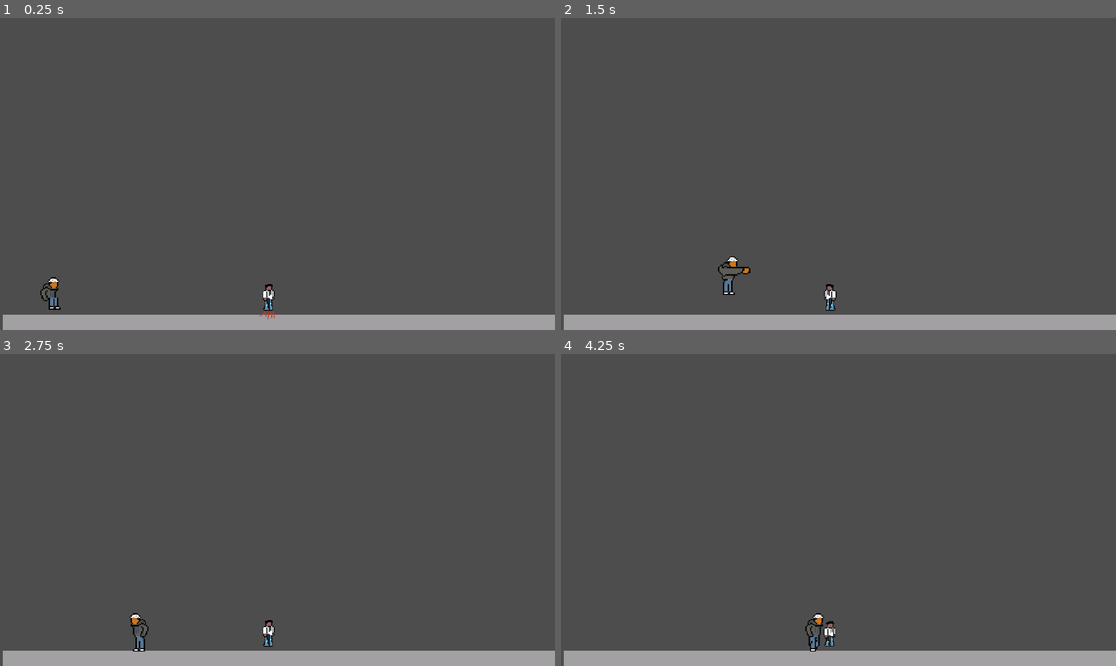
Above: before the commit, frames 1-4 (two rows, left to right).
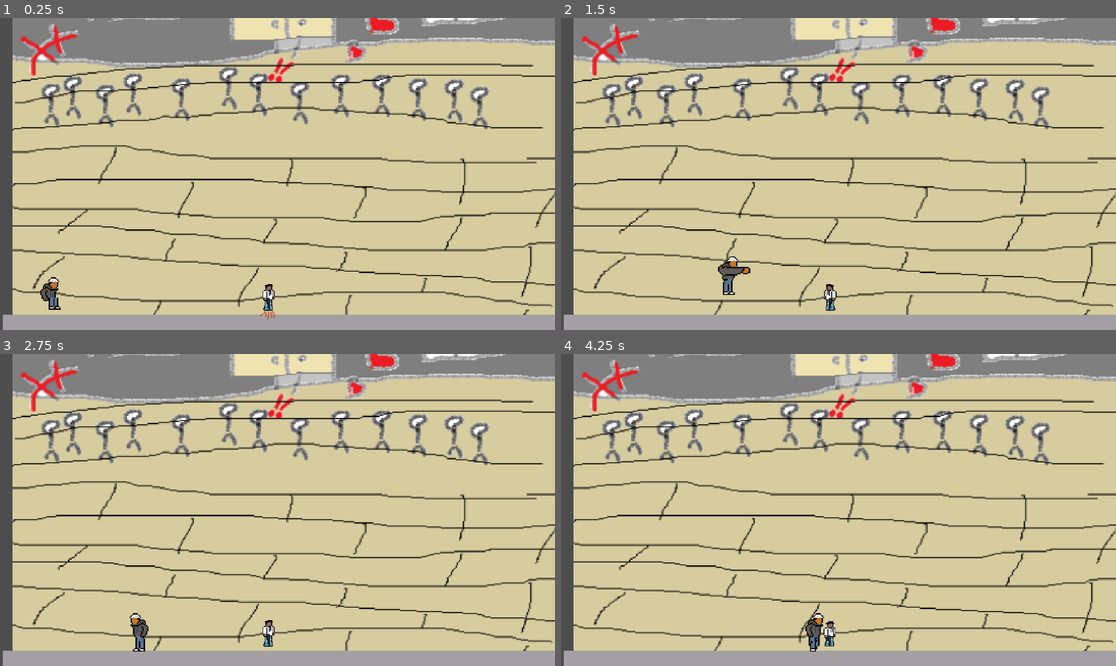
Above: after the commit, the same moments.

Repository: Nivedh-scammer/Western-Smash-College
Game: Godot game, scene res://scene/game.tscn
Two runs of this game, one before a commit and one after it. Both use one fixed random seed, a clock stepped at 60 frames per second and the inputs below.
Inputs:
- Up to frame 1 (0.25 s): no input
- Up to frame 2 (1.5 s): tap Enter (ui_accept) at 0.5 s; hold D (Right P1) from 0.53 s (still down); tap J (Left P2) at 0.6 s; tap W (Jump P1) at 0.77 s; tap E (Punch P1) at 1.35 s
- Up to frame 3 (2.75 s): tap W (Jump P1) at 1.52 s; release D (Right P1) at 2.03 s; hold A (Left P1) from 2.03 s (still down); tap L (Right P2) at 2.1 s
- Up to frame 4 (4.25 s): release A (Left P1) at 2.78 s; hold D (Right P1) from 2.78 s (still down); tap U (Shoot P2) at 2.85 s; tap W (Jump P1) at 3.02, 3.77 s; tap J (Left P2) at 3.6 s

The runs differ from the first frame. In frame 1, 91% of the frame differs, in the area x 2-100%, y 0-96%; in frame 2, 91%; in frame 3, 91%; in frame 4, 91%.

Commit message:
Added maps

Diff:
--- a/scene/canteen_level.tscn
+++ b/scene/canteen_level.tscn
@@ -1,8 +1,9 @@
-[gd_scene load_steps=8 format=4 uid="uid://87ellu7d4v6s"]
+[gd_scene load_steps=9 format=4 uid="uid://87ellu7d4v6s"]
 
 [ext_resource type="Texture2D" uid="uid://bh8h07hdhn5h4" path="res://assets/tileSet/canteenConcrete.png" id="1_uwi3b"]
 [ext_resource type="PackedScene" uid="uid://bbxr66ggbbydn" path="res://scene/sam.tscn" id="2_1ntxb"]
 [ext_resource type="PackedScene" uid="uid://wvn5yjpug0cb" path="res://scene/nivedh.tscn" id="3_nnr8j"]
+[ext_resource type="Texture2D" uid="uid://ddx8cq5l52ghl" path="res://assets/mapBackground/map1.png" id="4_pxy77"]
 
 [sub_resource type="TileSetAtlasSource" id="TileSetAtlasSource_1ntxb"]
 texture = ExtResource("1_uwi3b")
@@ -55,3 +56,9 @@
 [node name="Nivedh" parent="." instance=ExtResource("3_nnr8j")]
 position = Vector2(550, 584)
 scale = Vector2(2.38699, 2)
+
+[node name="Map1" type="Sprite2D" parent="."]
+z_index = -1
+position = Vector2(583, 242)
+scale = Vector2(2.45891, 2.14489)
+texture = ExtResource("4_pxy77")
Binary file added: assets/mapBackground/map1.png
Binary file added: assets/mapBackground/map2.png
Binary file added: assets/mapBackground/mapSelection.png
Renamed: assets/mapBackground/Starting Screen.png -> assets/mapBackground/startingScreen.png
